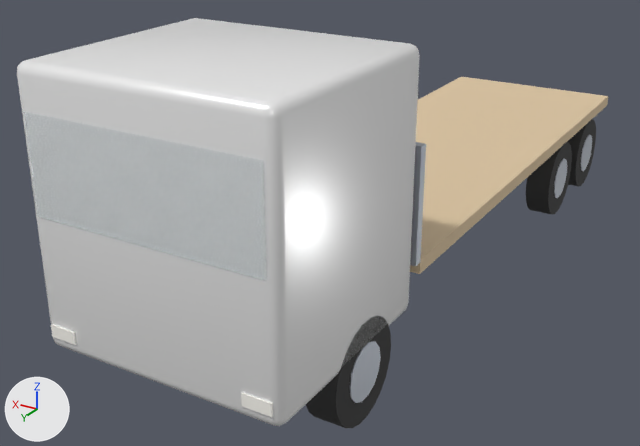
A saved change to the glTF model modules/assets/internal/models/vehicle/vehicle.lorry.flatbed.glb.
Both versions are drawn from a 50 mm camera at (-4.4, 9.22, 4.88) aimed at (0.69, 0.75, 0.64). The lights are fixed; the arrows at lower left show +X, +Y and +Z. The older version comes first.

In view in the first picture: 'main__car_white', 'main__glass', 'main__light_emitter', 'main__rubber', 'main__softwood', 'main__steel_painted'.
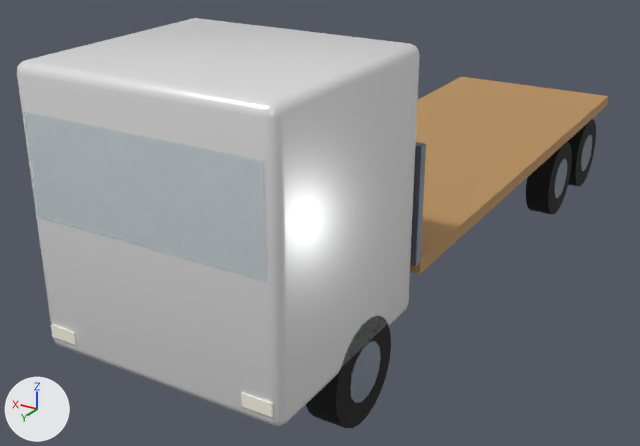
Pixel boxes [x1, y1, x2, y2] of what changed, in the pictures (640 x 446 px):
'main__softwood', recoloured (beige to orange)
    both: [410, 77, 608, 274]
'main__steel_painted', recoloured
    both: [349, 134, 592, 403]

The change in detail:
Material 'softwood' (mat_softwood) changes colour from beige #ddc5a2 to orange #b88f5c; in linear values from (0.72, 0.56, 0.36) to (0.477, 0.274, 0.106).
Material 'steel_painted' (mat_steel_painted) changes colour from grey #adb3bc to grey #6b737f; in linear values from (0.42, 0.45, 0.5) to (0.147, 0.171, 0.214).
